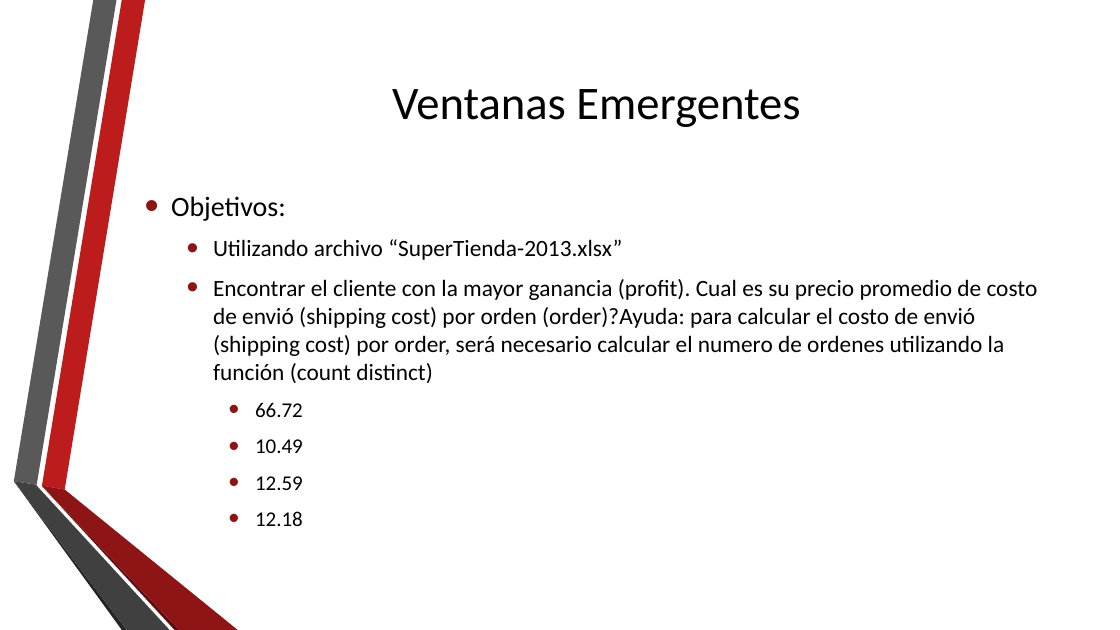
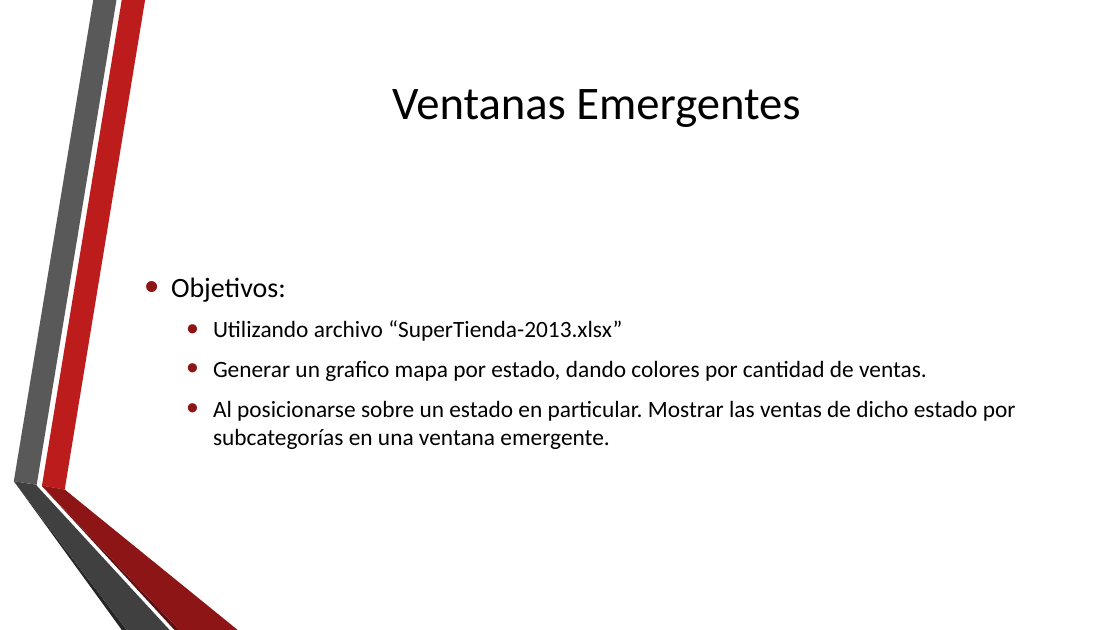
Before and after one commit to mongaru/curso-analisis-datos-2018, a slide deck: slide 8 of clase-4/UNI-Curso-Analisis-Datos-Clase-4.pptx. Drawn at 1120x630 pixels with LibreOffice and Linux fonts; fonts in the diff are those of the drawing; background and template pictures are left out. Boxes give left, top, right and bottom in pixels: in the first picture for what was removed or moved away, otherwise in the second. Text is boxed around its words. In the diff, an @@ line names an element or a change of style, - is before the commit and + after.

```diff
--- a/clase-4/UNI-Curso-Analisis-Datos-Clase-4.pptx
+++ b/clase-4/UNI-Curso-Analisis-Datos-Clase-4.pptx
@@ text at bbox=[213, 360, 1016, 449]: text changed @@
-  • Encontrar el cliente con la mayor ganancia (profit). Cual es su precio promedio de costo de envió (shipping cost) por orden (order)?Ayuda: para calcular el costo de envió (shipping cost) por order, será necesario calcular el numero de ordenes utilizando la función (count distinct)
-    • 66.72
-    • 10.49
-    • 12.59
-    • 12.18
+  • Generar un grafico mapa por estado, dando colores por cantidad de ventas.
+  • Al posicionarse sobre un estado en particular. Mostrar las ventas de dicho estado por subcategorías en una ventana emergente.
```
Also in this commit, not shown: 2 other slides changed.
